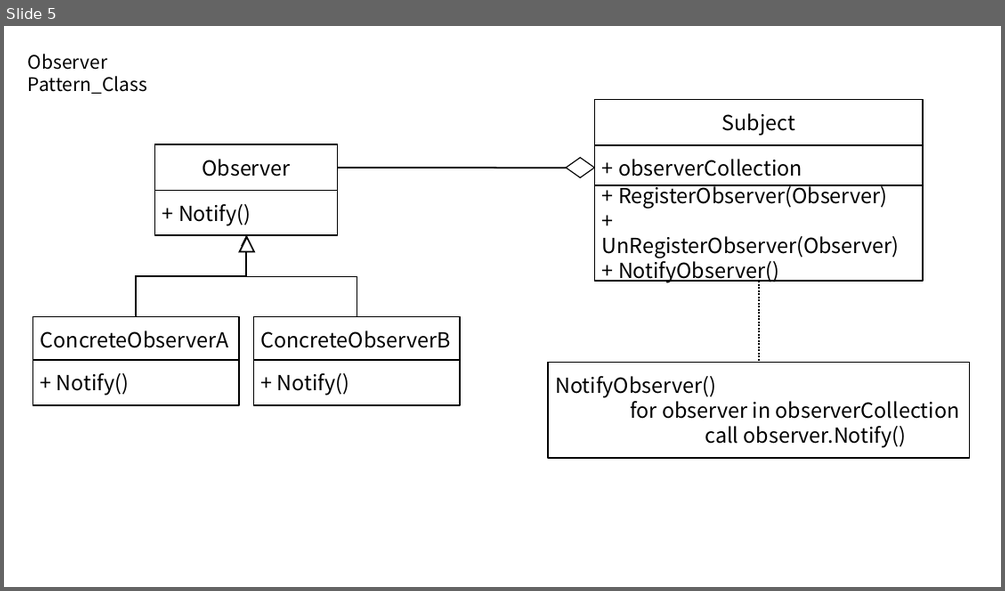
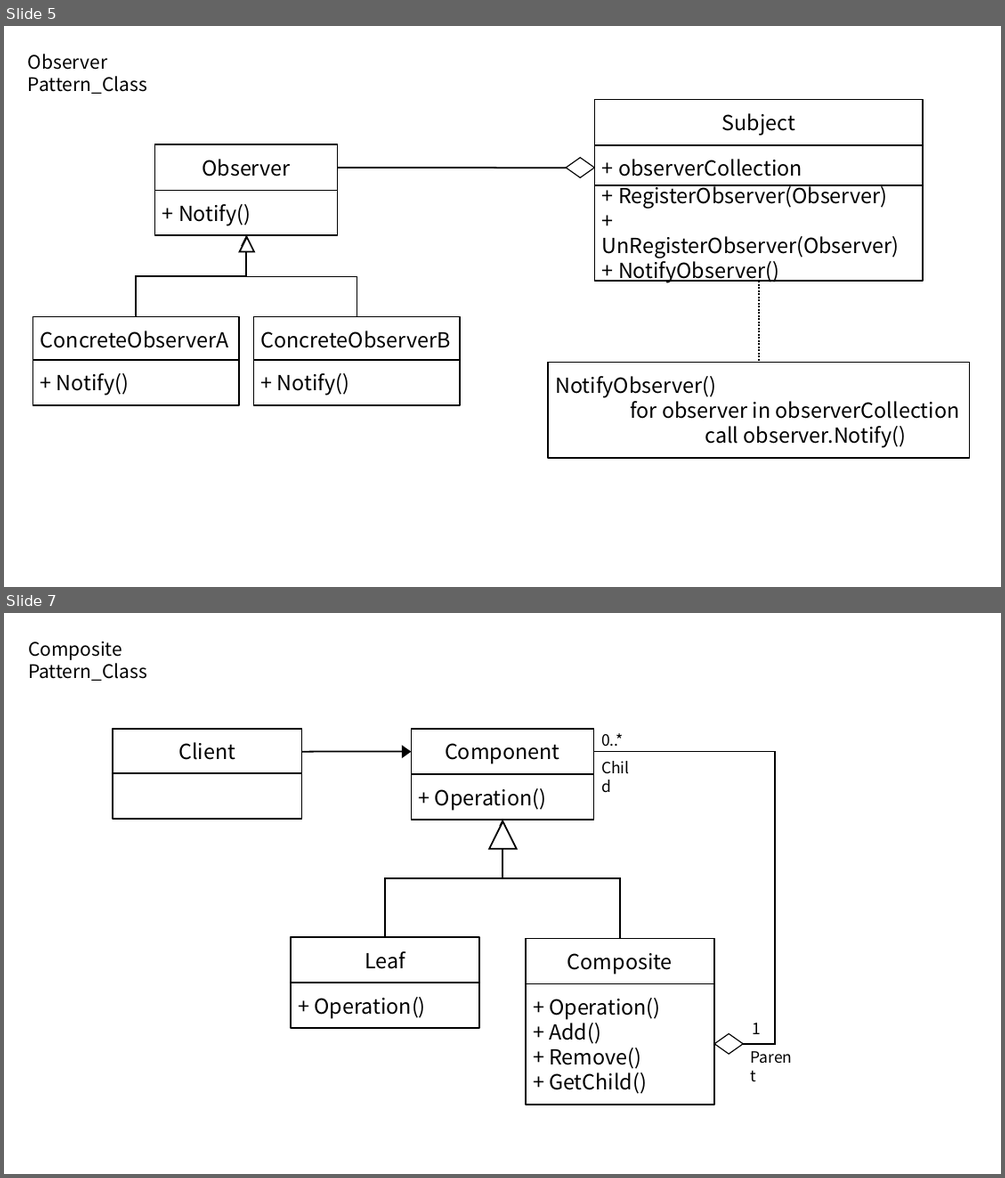
Before and after one commit to tireDep/InhaUniv_Education, a slide deck: 00. 기획 수업/과제/201031 기획과제_디자인패턴 uml.pptx. Shown one above the other, each under a label of ours: slide 5 before the commit, slides 5 and 7 after it; the slides between them are not shown. The pictures are 1005x591 and 1005x1178 pixels, drawn with LibreOffice and Linux fonts; fonts in the diff are those of the drawing. Boxes give left, top, right and bottom in pixels: in the first picture for what was removed or moved away, otherwise in the second. Text is boxed around its words. In the diff, an @@ line names an element or a change of style, - is before the commit and + after.

```diff
--- a/00. 기획 수업/과제/201031 기획과제_디자인패턴 uml.pptx
+++ b/00. 기획 수업/과제/201031 기획과제_디자인패턴 uml.pptx
@@ slide 7 added at [4,613,1001,1174], background #FFFFFF @@
@@ text added at [28,641,147,681], 18 pt, text #000000 @@
+Composite Pattern_Class
@@ rectangle added at [113,729,302,774], fill #FFFFFF, outline #000000 1.5 pt, 20 pt, text #000000 @@
+Client
@@ rectangle added at [412,729,594,774], fill #FFFFFF, outline #000000 1.5 pt, 20 pt, text #000000 @@
+Component
@@ text added at [601,733,623,746], 15 pt, text #000000 @@
+0..*
@@ arrow added from (301, 751) to (412, 751), #000000 1.5 pt @@
@@ triangle added at [403,747,410,757], fill #000000, outline #000000 1.5 pt @@
@@ elbow arrow added from (594, 751) to (714, 1045), #000000 1.5 pt @@
@@ text added at [594,755,645,780], 15 pt, text #000000 @@
+Child
@@ rectangle added at [113,774,302,819], fill #FFFFFF, outline #000000 1.5 pt @@
@@ rectangle added at [412,774,594,820], fill #FFFFFF, outline #000000 1.5 pt, 20 pt, text #000000 @@
++ Operation()
@@ elbow arrow added from (386, 937) to (502, 819), #000000 1.5 pt @@
@@ triangle added at [489,821,517,849], fill #FFFFFF, outline #000000 1.5 pt @@
@@ elbow arrow added from (620, 938) to (502, 819), #000000 1.5 pt @@
@@ rectangle added at [291,937,479,982], fill #FFFFFF, outline #000000 1.5 pt, 20 pt, text #000000 @@
+Leaf
@@ rectangle added at [526,938,714,984], fill #FFFFFF, outline #000000 1.5 pt, 20 pt, text #000000 @@
+Composite
@@ rectangle added at [291,982,479,1028], fill #FFFFFF, outline #000000 1.5 pt, 20 pt, text #000000 @@
++ Operation()
@@ rectangle added at [526,984,714,1105], fill #FFFFFF, outline #000000 1.5 pt, 20 pt, text #000000 @@
++ Operation()
++ Add()
++ Remove()
++ GetChild()
@@ diamond added at [714,1033,743,1054], fill #FFFFFF, outline #000000 1 pt @@
@@ text added at [752,1022,760,1034], 15 pt, text #000000 @@
+1
@@ text added at [743,1044,804,1070], 15 pt, text #000000 @@
+Parent
```
Also in this commit, not shown: 1 other slide added, 24 other files.
